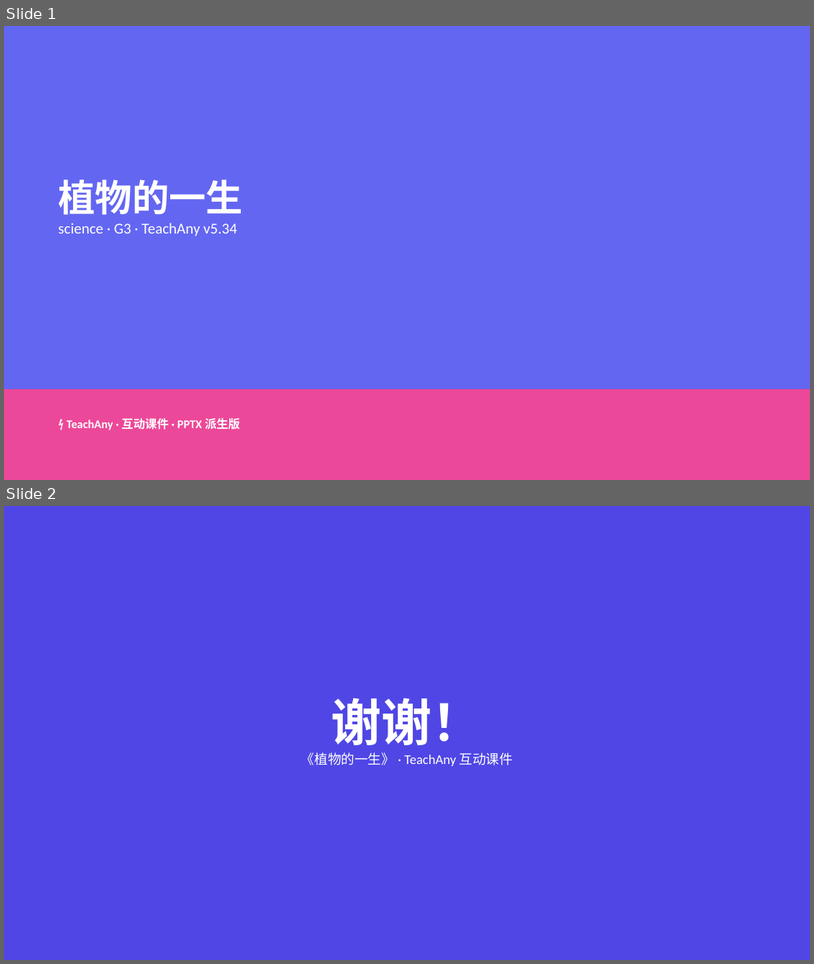
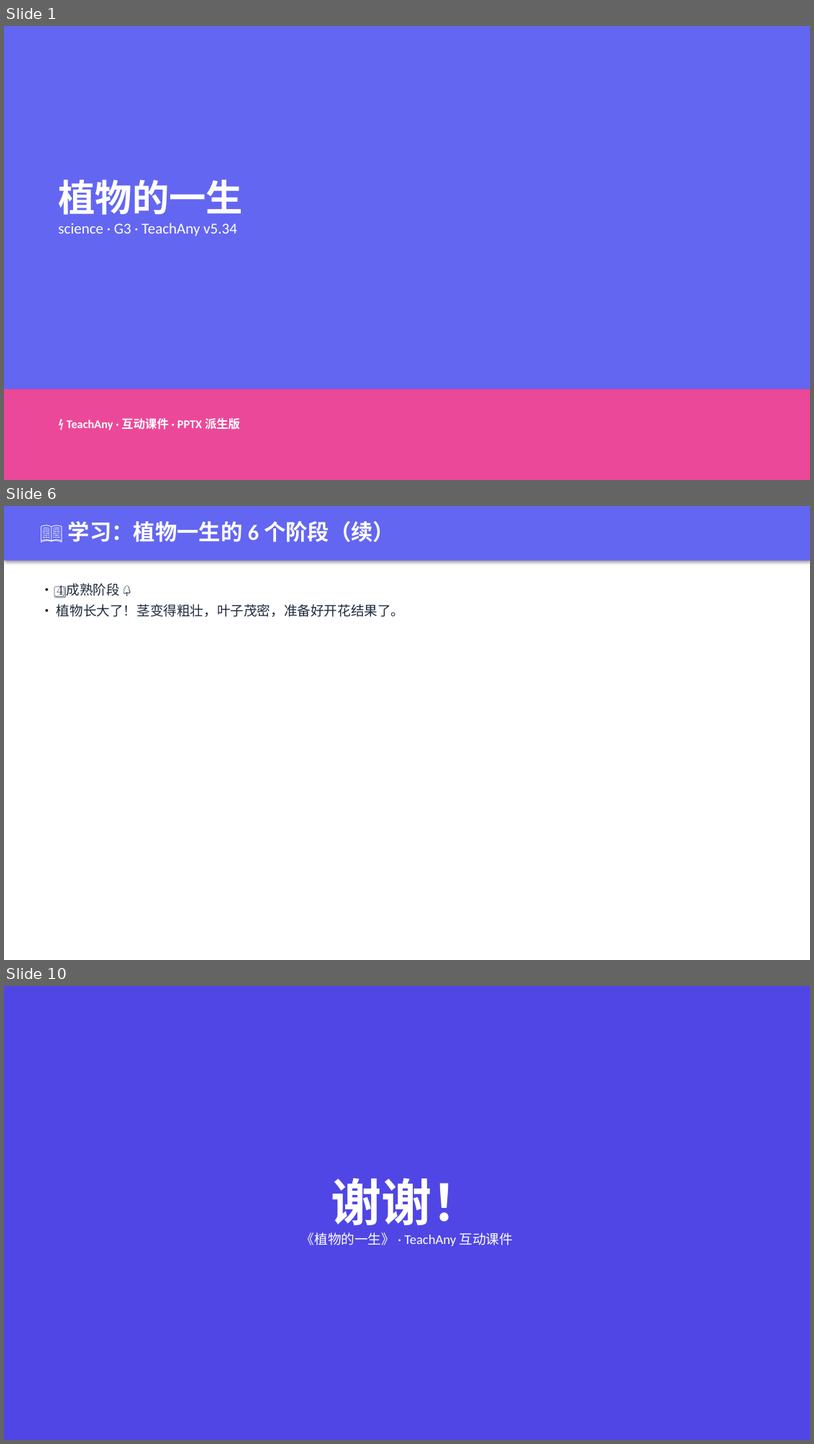
Before and after one commit to weponusa/teachany, a slide deck: examples/science-plant-life-cycle/science-plant-life-cycle.pptx. Shown one above the other, each under a label of ours: slides 1 and 2 before the commit, slides 1, 6 and 10 after it; the slides between them are not shown. The pictures are 814x964 and 814x1444 pixels, drawn with LibreOffice and Linux fonts; fonts in the diff are those of the drawing. Boxes give left, top, right and bottom in pixels: in the first picture for what was removed or moved away, otherwise in the second. Text is boxed around its words. In the diff, an @@ line names an element or a change of style, - is before the commit and + after.

```diff
--- a/examples/science-plant-life-cycle/science-plant-life-cycle.pptx
+++ b/examples/science-plant-life-cycle/science-plant-life-cycle.pptx
@@ slide 6 added at (x1=4, y1=506, x2=810, y2=960), background #FFFFFF @@
@@ rectangle added at (x1=4, y1=506, x2=810, y2=561), fill #6366F1 @@
@@ text added at (x1=68, y1=521, x2=395, y2=542), 26 pt, text #FFFFFF, bold @@
+📖 学习：植物一生的 6 个阶段（续）
@@ text added at (x1=57, y1=583, x2=405, y2=617), 16 pt, text #1E293B @@
+• 4️⃣ 成熟阶段 🌳
+• 植物长大了！茎变得粗壮，叶子茂密，准备好开花结果了。
@@ what was slide 2 is now slide 10 @@
```
Also in this commit, not shown: 7 other slides added, 5 other files.
